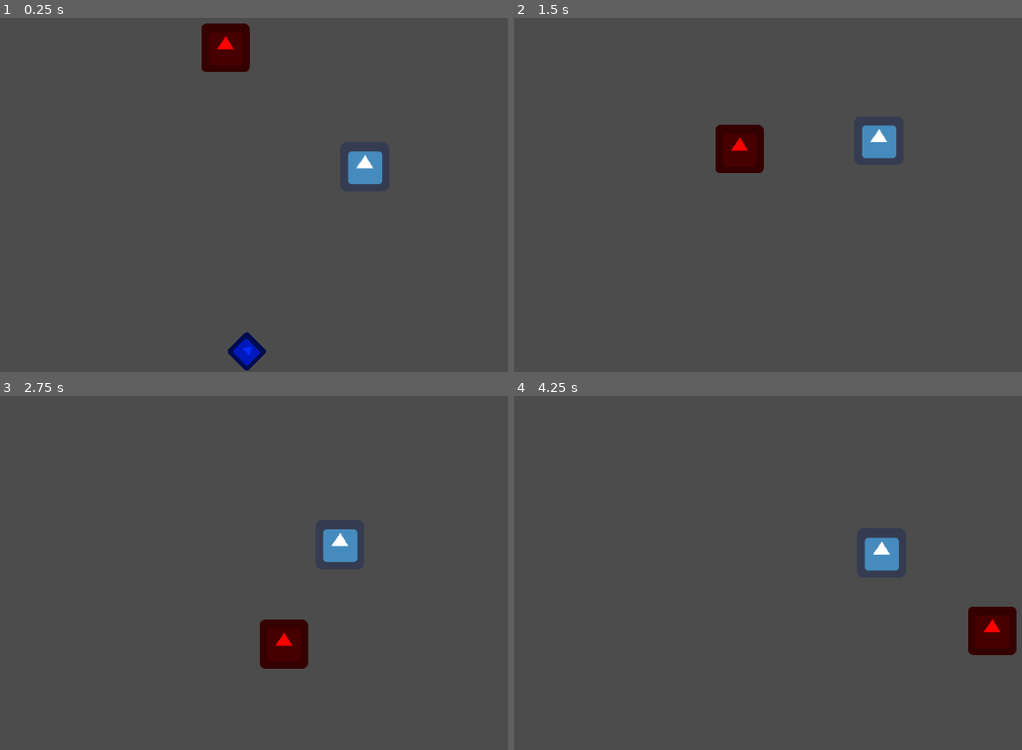
Above: before the commit, frames 1-4 (two rows, left to right).
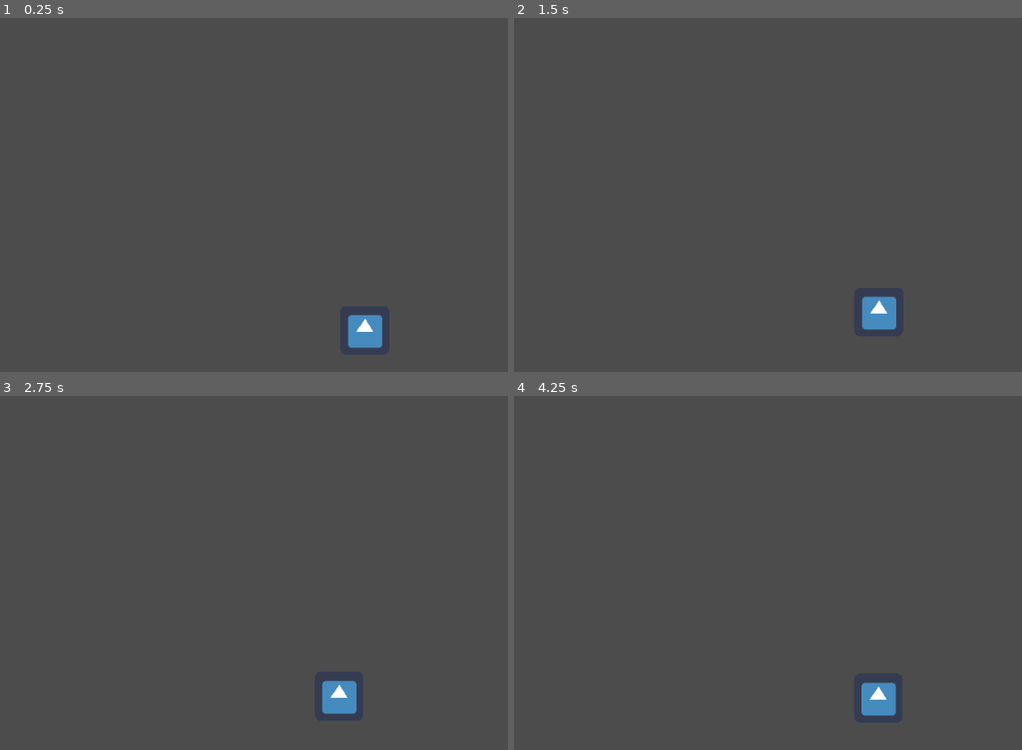
Above: after the commit, the same moments.

Repository: delleloper/staysafejam
Game: Godot game, scene res://Game.tscn
Two runs of this game, one before a commit and one after it. Both use one fixed random seed, a clock stepped at 60 frames per second and the inputs below. The engine's default icon, where the game draws it, is replaced by a stand-in: a white triangle on a blue panel in a dark square.
Inputs:
- Up to frame 1 (0.25 s): no input
- Up to frame 2 (1.5 s): hold W (move_up) from 0.53 s (still down)
- Up to frame 3 (2.75 s): release W (move_up) at 2.03 s; hold A (move_left) from 2.03 s (still down)
- Up to frame 4 (4.25 s): release A (move_left) at 3.53 s; hold S (move_down) from 3.53 s (still down)

The runs differ from the first frame. In frame 1, 3.0% of the frame differs, in the area x 39-76%, y 1-100%; in frame 2, 2.6%; in frame 3, 2.6%; in frame 4, 2.6%.

Commit message:
Changed movement to make runner style

Diff:
--- a/Game.tscn
+++ b/Game.tscn
@@ -17,7 +17,7 @@
 [node name="LevelEntities" type="YSort" parent="Level"]
 
 [node name="Player" parent="Level/LevelEntities" instance=ExtResource( 2 )]
-position = Vector2( 988.524, 349.812 )
+position = Vector2( 963.002, 2981.29 )
 
 [node name="Basebuilding" parent="Level/LevelEntities" instance=ExtResource( 3 )]
 position = Vector2( 215.795, 410.062 )
@@ -66,13 +66,109 @@
 
 [node name="Basebuilding11" parent="Level/LevelEntities" instance=ExtResource( 3 )]
 position = Vector2( 1625.06, 936.129 )
+
+[node name="Basebuilding24" parent="Level/LevelEntities" instance=ExtResource( 3 )]
+position = Vector2( 1362.13, 1632.34 )
+
+[node name="Basebuilding23" parent="Level/LevelEntities" instance=ExtResource( 3 )]
+position = Vector2( 1671.76, 1635.13 )
+
+[node name="Basebuilding22" parent="Level/LevelEntities" instance=ExtResource( 3 )]
+position = Vector2( 1362.13, 1409.18 )
+
+[node name="Basebuilding21" parent="Level/LevelEntities" instance=ExtResource( 3 )]
+position = Vector2( 1671.76, 1411.97 )
+
+[node name="Basebuilding20" parent="Level/LevelEntities" instance=ExtResource( 3 )]
+position = Vector2( 1362.13, 1852.71 )
+
+[node name="Basebuilding19" parent="Level/LevelEntities" instance=ExtResource( 3 )]
+position = Vector2( 1671.76, 1855.5 )
+
+[node name="Basebuilding18" parent="Level/LevelEntities" instance=ExtResource( 3 )]
+position = Vector2( 1362.13, 2067.5 )
+
+[node name="Basebuilding17" parent="Level/LevelEntities" instance=ExtResource( 3 )]
+position = Vector2( 1671.76, 2070.29 )
+
+[node name="Basebuilding32" parent="Level/LevelEntities" instance=ExtResource( 3 )]
+position = Vector2( 1442.19, 2626.4 )
+
+[node name="Basebuilding31" parent="Level/LevelEntities" instance=ExtResource( 3 )]
+position = Vector2( 1751.82, 2629.19 )
+
+[node name="Basebuilding30" parent="Level/LevelEntities" instance=ExtResource( 3 )]
+position = Vector2( 1442.19, 2403.24 )
+
+[node name="Basebuilding29" parent="Level/LevelEntities" instance=ExtResource( 3 )]
+position = Vector2( 1751.82, 2406.03 )
+
+[node name="Basebuilding28" parent="Level/LevelEntities" instance=ExtResource( 3 )]
+position = Vector2( 1442.19, 2846.77 )
+
+[node name="Basebuilding27" parent="Level/LevelEntities" instance=ExtResource( 3 )]
+position = Vector2( 1751.82, 2849.56 )
+
+[node name="Basebuilding26" parent="Level/LevelEntities" instance=ExtResource( 3 )]
+position = Vector2( 1442.19, 3061.57 )
+
+[node name="Basebuilding25" parent="Level/LevelEntities" instance=ExtResource( 3 )]
+position = Vector2( 1751.82, 3064.36 )
+
+[node name="Basebuilding40" parent="Level/LevelEntities" instance=ExtResource( 3 )]
+position = Vector2( 241.308, 2666.43 )
+
+[node name="Basebuilding39" parent="Level/LevelEntities" instance=ExtResource( 3 )]
+position = Vector2( 550.939, 2669.22 )
+
+[node name="Basebuilding38" parent="Level/LevelEntities" instance=ExtResource( 3 )]
+position = Vector2( 241.308, 2443.27 )
+
+[node name="Basebuilding37" parent="Level/LevelEntities" instance=ExtResource( 3 )]
+position = Vector2( 550.939, 2446.06 )
+
+[node name="Basebuilding36" parent="Level/LevelEntities" instance=ExtResource( 3 )]
+position = Vector2( 241.308, 2886.8 )
+
+[node name="Basebuilding35" parent="Level/LevelEntities" instance=ExtResource( 3 )]
+position = Vector2( 550.939, 2889.59 )
+
+[node name="Basebuilding34" parent="Level/LevelEntities" instance=ExtResource( 3 )]
+position = Vector2( 241.308, 3101.6 )
+
+[node name="Basebuilding33" parent="Level/LevelEntities" instance=ExtResource( 3 )]
+position = Vector2( 550.939, 3104.39 )
+
+[node name="Basebuilding48" parent="Level/LevelEntities" instance=ExtResource( 3 )]
+position = Vector2( 234.637, 1592.31 )
+
+[node name="Basebuilding47" parent="Level/LevelEntities" instance=ExtResource( 3 )]
+position = Vector2( 544.267, 1595.1 )
+
+[node name="Basebuilding46" parent="Level/LevelEntities" instance=ExtResource( 3 )]
+position = Vector2( 234.637, 1369.15 )
+
+[node name="Basebuilding45" parent="Level/LevelEntities" instance=ExtResource( 3 )]
+position = Vector2( 544.267, 1371.94 )
+
+[node name="Basebuilding44" parent="Level/LevelEntities" instance=ExtResource( 3 )]
+position = Vector2( 234.637, 1812.68 )
+
+[node name="Basebuilding43" parent="Level/LevelEntities" instance=ExtResource( 3 )]
+position = Vector2( 544.267, 1815.47 )
+
+[node name="Basebuilding42" parent="Level/LevelEntities" instance=ExtResource( 3 )]
+position = Vector2( 234.637, 2027.48 )
+
+[node name="Basebuilding41" parent="Level/LevelEntities" instance=ExtResource( 3 )]
+position = Vector2( 544.267, 2030.27 )
 
 [node name="BaseItem" parent="Level/LevelEntities" instance=ExtResource( 5 )]
 position = Vector2( 833.308, 592.774 )
 rotation = 0.785397
 
 [node name="Character" parent="Level/LevelEntities" instance=ExtResource( 1 )]
-position = Vector2( 805.154, 193.471 )
+position = Vector2( 786.609, 110.017 )
 
 [node name="Walls" type="Node2D" parent="Level"]
 
@@ -87,7 +183,7 @@
 position = Vector2( 28.4727, 1082.24 )
 
 [node name="CollisionShape2D" type="CollisionShape2D" parent="Level/Walls/StaticBody2D2"]
-position = Vector2( 2034.73, 846.41 )
+position = Vector2( 1901.3, 1973.9 )
 shape = SubResource( 1 )
 
 [node name="StaticBody2D3" type="StaticBody2D" parent="Level/Walls"]
@@ -106,9 +202,4 @@
 position = Vector2( 1210.83, -1782.24 )
 shape = SubResource( 1 )
 
-[node name="UI" parent="Level" instance=ExtResource( 4 )]
-visible = false
-margin_left = 75.3037
-margin_top = 26.2433
-margin_right = 1995.3
-margin_bottom = 1106.24
+[node name="CanvasLayer" parent="." instance=ExtResource( 4 )]
--- a/GameManager.gd
+++ b/GameManager.gd
@@ -3,6 +3,5 @@
 var UI
 
 func triggerDialog(dialog):
-
 	UI.displayDialog(dialog)
 	print(dialog)
--- a/Player.gd
+++ b/Player.gd
@@ -17,12 +17,17 @@
 		die()
 	var inputVector = Vector2.ZERO
 	inputVector.x = Input.get_action_strength("move_right") - Input.get_action_strength('move_left')
-	inputVector.y = Input.get_action_strength("move_down") - Input.get_action_strength('move_up')
+#	inputVector.y = Input.get_action_strength("move_down") - Input.get_action_strength('move_up')
+	inputVector.y = -1
 	inputVector = inputVector.normalized()
 	if inputVector != Vector2.ZERO:
 		velocity = velocity.move_toward(inputVector * MAX_SPEED, ACCELERATION * _delta)
 	else:
-		velocity = velocity.move_toward(Vector2.ZERO,FRICTION * _delta	)
+		velocity = velocity.move_toward(Vector2.ZERO,FRICTION * _delta)
+	if Input.is_action_just_pressed("move_left"):
+		 velocity.x = -1 * ACCELERATION
+	if Input.is_action_just_pressed("move_right"):
+		 velocity.x = 1 * ACCELERATION
 	velocity = move_and_slide(velocity)
 
 func die():
--- a/Player.tscn
+++ b/Player.tscn
@@ -22,6 +22,7 @@
 script = ExtResource( 3 )
 
 [node name="Camera2D" type="Camera2D" parent="."]
+position = Vector2( 0, -225.634 )
 current = true
 zoom = Vector2( 0.5, 0.5 )
 smoothing_enabled = true
--- /dev/null
+++ b/Theme.tres
@@ -0,0 +1,10 @@
+[gd_resource type="Theme" load_steps=3 format=2]
+
+[ext_resource path="res://Doubleplus.otf" type="DynamicFontData" id=1]
+
+[sub_resource type="DynamicFont" id=1]
+size = 50
+font_data = ExtResource( 1 )
+
+[resource]
+default_font = SubResource( 1 )
--- a/UI.tscn
+++ b/UI.tscn
@@ -1,9 +1,11 @@
-[gd_scene load_steps=3 format=2]
+[gd_scene load_steps=4 format=2]
 
 [ext_resource path="res://Ui.gd" type="Script" id=1]
+[ext_resource path="res://Theme.tres" type="Theme" id=2]
 
 [sub_resource type="Animation" id=1]
 resource_name = "ShowDialog"
+length = 0.2
 tracks/0/type = "value"
 tracks/0/path = NodePath("Panel:rect_position")
 tracks/0/interp = 1
@@ -11,13 +13,15 @@
 tracks/0/imported = false
 tracks/0/enabled = true
 tracks/0/keys = {
-"times": PoolRealArray( 0, 1 ),
+"times": PoolRealArray( 0, 0.2 ),
 "transitions": PoolRealArray( 1, 1 ),
 "update": 0,
 "values": [ Vector2( 32, 1111.07 ), Vector2( 32, 865 ) ]
 }
 
-[node name="UI" type="Control"]
+[node name="CanvasLayer" type="CanvasLayer"]
+
+[node name="UI" type="Control" parent="."]
 anchor_right = 1.0
 anchor_bottom = 1.0
 rect_min_size = Vector2( 1920, 1080 )
@@ -26,30 +30,30 @@
 "_edit_use_anchors_": false
 }
 
-[node name="Panel" type="Panel" parent="."]
+[node name="Panel" type="Panel" parent="UI"]
 anchor_top = 1.0
 anchor_right = 1.0
 anchor_bottom = 1.0
 margin_left = 32.0
-margin_top = -215.0
+margin_top = 31.0657
 margin_right = -173.0
-margin_bottom = -53.0
+margin_bottom = 193.066
 __meta__ = {
 "_edit_group_": true,
 "_edit_use_anchors_": false
 }
 
-[node name="Dialog" type="RichTextLabel" parent="Panel"]
+[node name="Dialog" type="RichTextLabel" parent="UI/Panel"]
 anchor_right = 1.0
 anchor_bottom = 1.0
 margin_left = 37.0
 margin_top = 17.0
-margin_right = -30.0
+margin_right = -24.0
 margin_bottom = -13.0
+theme = ExtResource( 2 )
 __meta__ = {
 "_edit_use_anchors_": false
 }
 
-[node name="AnimationPlayer" type="AnimationPlayer" parent="."]
-autoplay = "ShowDialog"
+[node name="AnimationPlayer" type="AnimationPlayer" parent="UI"]
 anims/ShowDialog = SubResource( 1 )
--- a/Ui.gd
+++ b/Ui.gd
@@ -2,22 +2,27 @@
 
 onready var text = $Panel/Dialog
 var displaying = false
+var percent = 0
 
 func _ready() -> void:
 	GM.UI = self
 
 func displayDialog(dialog):
+	text.text = dialog
+	text.percent_visible = percent
 	$AnimationPlayer.play("ShowDialog")
 	yield($AnimationPlayer, "animation_finished")
-	text.text = dialog
-	text.percent_visible = 0
 	displaying = true
-
 
 func hideDialog():
 	$AnimationPlayer.play_backwards("ShowDialog")
+	percent = 0
 
 func _process(delta: float) -> void:
-
 	if displaying:
-		text.percent_visible = lerp(text.percent_visible, 1, delta/2)
+		percent += delta
+		text.percent_visible = percent
+		if percent >= 1:
+			displaying = false
+			yield(get_tree().create_timer(2), "timeout")
+			hideDialog()
Binary file added: Doubleplus.otf
Not shown: 2 places in Player.tscn that only renumber resources
